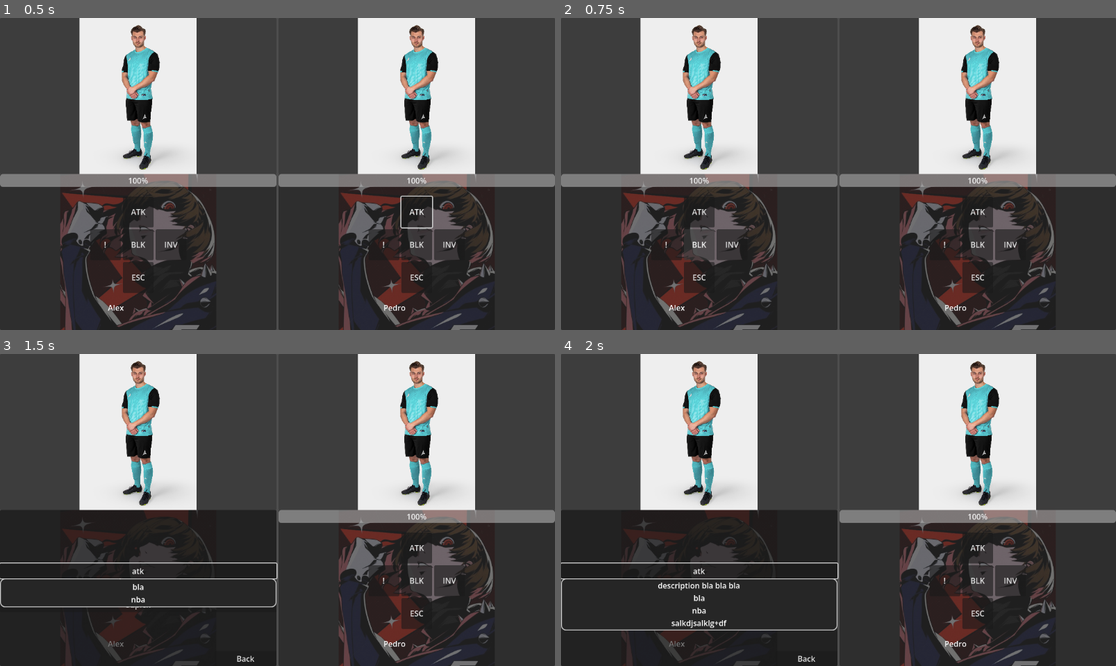
Above: before the commit, frames 1-4 (two rows, left to right).
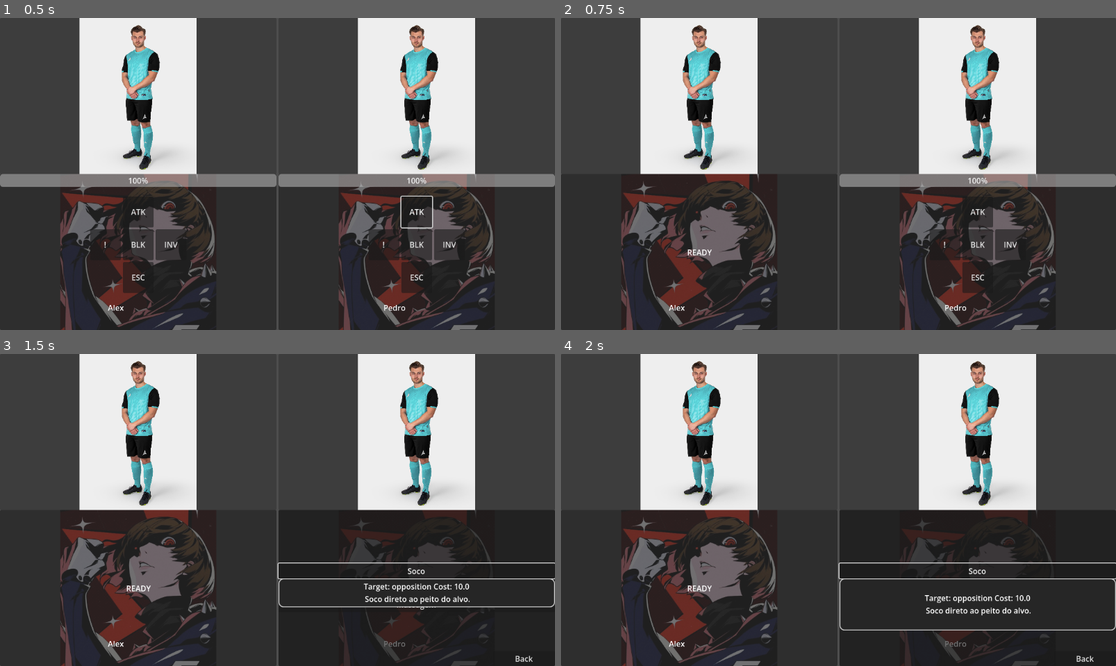
Above: after the commit, the same moments.

Repository: Dragvid/Derbi
Game: Godot game, scene res://Ui/Gameplay/Battle_screen/Battle_screen.tscn
The game is run twice, just before and just after one commit, with the same random seed, the same clock (stepped at 60 frames per second) and the same inputs. This scene is started directly instead of the project's main scene.
Inputs:
- Up to frame 1 (0.5 s): no input
- Up to frame 2 (0.75 s): click "BLK" at 0.5 s
- Up to frame 3 (1.5 s): click "ATK" at 1.25 s
- Up to frame 4 (2 s): no input

Frame 1 is identical in both runs. In frame 2, 3.7% of the frame differs, in the area x 0-50%, y 49-89%; in frame 3, 11%; in frame 4, 11%, in the area x 0-100%, y 49-100%.

Commit message:
combat progress

Diff:
--- a/GamePlayModules/enemies/basic_enemy/enemy_behaviour.gd
+++ b/GamePlayModules/enemies/basic_enemy/enemy_behaviour.gd
@@ -8,21 +8,18 @@
 
 #var enemy_type : String
 var enemy_info
-
+var module_manager
 #func get_enemy_info():
 	#if AppInfo.enemy_info_json.has(enemy_type):
 		#enemy_info = AppInfo.attack_info_json[enemy_type]
 	#else:
 		#print("enemy named ",enemy_type," was not on the list")
 
-func load_info(new_enemy_info):
-
+func load_info(new_enemy_info,new_module_manager):
+	module_manager = new_module_manager
 	#add information
-	#get_enemy_info()
 	enemy_info = new_enemy_info
 	sprite.texture = load(enemy_info.sprite_path)
-	#for testing
-	#pick_attack()
 
 #func _ready():
 
--- a/Ui/Gameplay/Battle_screen/scripts/battle_manager.gd
+++ b/Ui/Gameplay/Battle_screen/scripts/battle_manager.gd
@@ -26,9 +26,13 @@
 			var unit_info = AppInfo.enemy_info_json[formation_unit]
 			#instance scene
 			var unit_scene = GeneralToolsStatic.instantiate_scene(unit_info.scene_path,enemies_box)
-			unit_scene.call_deferred("load_info",unit_info)
+			unit_scene.button_up.connect(_on_unit_button_up.bind(unit_scene))
+			unit_scene.call_deferred("load_info",unit_info,self)
 	else:#planned encounter
 		pass
+
+func _on_unit_button_up(target_unit):
+	print(target_unit.name," option clicked")
 
 func load_party_members():
 	var cur_player_id = 1
@@ -36,8 +40,13 @@
 		if party_info.has(member):
 			var member_data = party_info[member]
 			var member_ui = GeneralToolsStatic.instantiate_scene(party_member_interface.resource_path,player_interface)
-			member_ui.call_deferred("set_up_player", self, member, member_data.total_life, member_data.attacks, cur_player_id)
+			member_ui.call_deferred("set_up_player", self, member_data, member,  cur_player_id)
 			cur_player_id += 1
+
+func enter_target_selection(target_is_oponent:bool=true):
+	if target_is_oponent:
+		for enemy in enemies_box.get_children():
+			enemy.disabled = false
 
 func change_turn():
 	turn_player = !turn_player
--- a/Ui/Gameplay/party_member_controls/attack_option/attackOption.gd
+++ b/Ui/Gameplay/party_member_controls/attack_option/attackOption.gd
@@ -23,7 +23,10 @@
 
 func _on_button_up() -> void:
 	#get the target
+	var module_manager = GeneralToolsStatic.get_right_parent_node("BattleScreen",self)
+	print("Module manager name: ", module_manager.name)
+	module_manager.enter_target_selection(true)
 	#queue the attack
 	#disable actions
-	play_area_manager.option_picked()
-	pass # Replace with function body.
+	#play_area_manager.option_picked()
+	#pass # Replace with function body.
--- a/Ui/Gameplay/party_member_controls/party_member_controls.gd
+++ b/Ui/Gameplay/party_member_controls/party_member_controls.gd
@@ -8,6 +8,8 @@
 var current_health : int
 var attack_list
 var battle_manager
+var state_current = AppInfo.states.idle
+var member_info
 
 @onready var btn_block: Button = $main_game/Keyboard/Block
 @onready var btn_interact: Button = $main_game/Keyboard/Interact
@@ -23,21 +25,25 @@
 func _ready() -> void:
 	btn_attack.grab_focus()
 
-func set_up_player(manager, new_name:String = "[missing]", new_life_total:int=100, new_attacks = [], new_player_id:int=0):
+func set_up_player(manager, member_data, new_name:String = "[missing]", new_player_id:int=0):
 	battle_manager = manager
 	char_name_label.text = new_name
 	char_name = new_name
 	player_id = new_player_id
-	attack_list = new_attacks
+	attack_list = member_data.attacks
 	load_atk_list()
 	#health
-	total_health = new_life_total
+	total_health = member_data.total_life
 	current_health = total_health
 	life_bar.max_value = total_health
 	update_lifebar(current_health)
+	member_info= member_data
 
 func update_lifebar(updated_life):
-	life_bar.value=updated_life
+	var damage = updated_life
+	if updated_life < 0 and state_current == AppInfo.states.blocking:#damage
+		damage = damage * member_info.block_dmg_resistance
+	life_bar.value += damage
 
 func load_atk_list():
 	for atk in attack_list:
@@ -72,3 +78,9 @@
 func _on_escape_button_up() -> void:
 	battle_manager.run_away(0.2)
 	option_picked()
+
+
+func _on_block_button_up() -> void:
+	state_current = AppInfo.states.blocking
+	#change sprite
+	option_picked()
--- a/Ui/Gameplay/party_member_controls/party_member_controls.tscn
+++ b/Ui/Gameplay/party_member_controls/party_member_controls.tscn
@@ -145,9 +145,6 @@
 grow_vertical = 2
 alignment = 1
 
-[node name="atk_option" parent="atkListContainer/atkList" unique_id=1348666946 instance=ExtResource("3_feik1")]
-layout_mode = 2
-
 [node name="leaveAtkList" type="Button" parent="atkListContainer" unique_id=617116106]
 layout_mode = 1
 anchors_preset = 3
@@ -187,5 +184,6 @@
 uppercase = true
 
 [connection signal="button_up" from="main_game/Keyboard/Attack" to="." method="_on_attack_button_up"]
+[connection signal="button_up" from="main_game/Keyboard/Block" to="." method="_on_block_button_up"]
 [connection signal="button_up" from="main_game/Keyboard/Escape" to="." method="_on_escape_button_up"]
 [connection signal="button_up" from="atkListContainer/leaveAtkList" to="." method="_on_leave_atk_list_button_up"]
--- a/resources/party_info.json
+++ b/resources/party_info.json
@@ -1,10 +1,12 @@
 {
 	"Pedro":{
-		"total_life":100,
+		"total_life" : 100,
+		"block_dmg_resistance" : 0.5,
 		"attacks":["Soco","Suplex","Massagem"],
 	},
 	"Alex":{
 		"total_life":150,
+		"block_dmg_resistance" : 0.5,
 		"attacks":["Soco","Suplex"],
 	}
 }
--- a/utilities/AppInfo.gd
+++ b/utilities/AppInfo.gd
@@ -4,6 +4,8 @@
 static var app_cleared = false
 static var highscore : int
 static var new_highscore : bool = false
+
+enum states {idle,stun,blocking}
 
 static var party_members = ["Alex","Pedro"]
 static var party_info_json = GeneralToolsStatic.get_dictionary_from_json("res://resources/party_info.json")
--- a/utilities/GeneralToolsStatic.gd
+++ b/utilities/GeneralToolsStatic.gd
@@ -35,6 +35,13 @@
 	elif change_value > 0:
 		subject.currentHealth = min(new_health, total_health)
 
+static func get_right_parent_node(parent_name, starting_node:Node):
+	var current_node = starting_node
+	while current_node.name != parent_name:
+		current_node = current_node.get_parent()
+	return current_node
+
+
 static func instantiate_scene(path:String, originNode:Node, spawnPosition:Vector2 = Vector2.ZERO):
 	var scene_resource = load(path)
 	if scene_resource and scene_resource is PackedScene:
